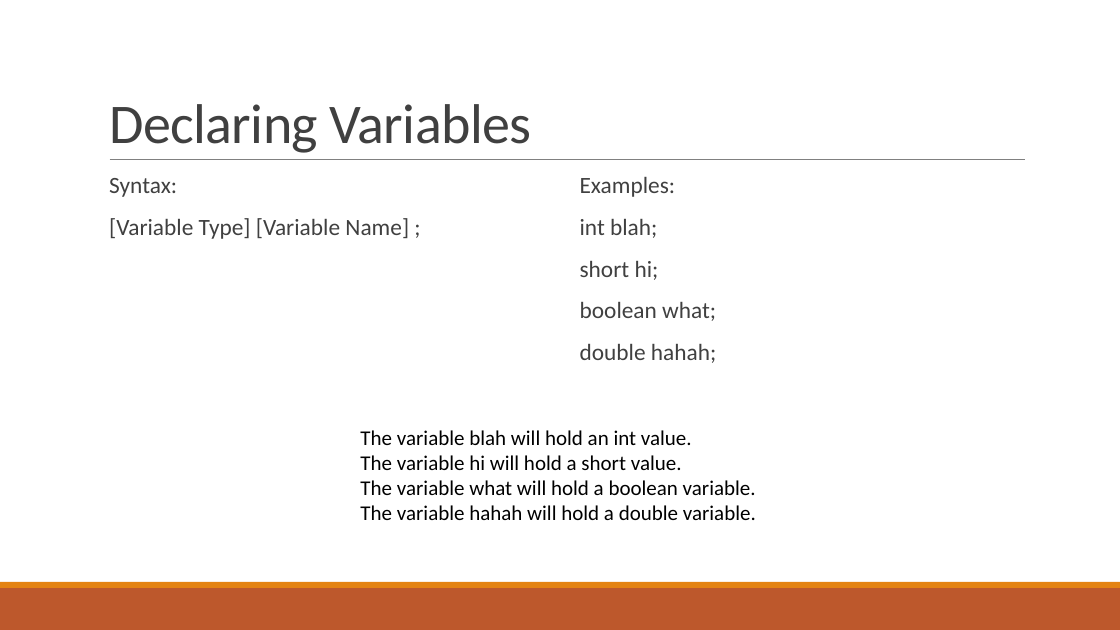
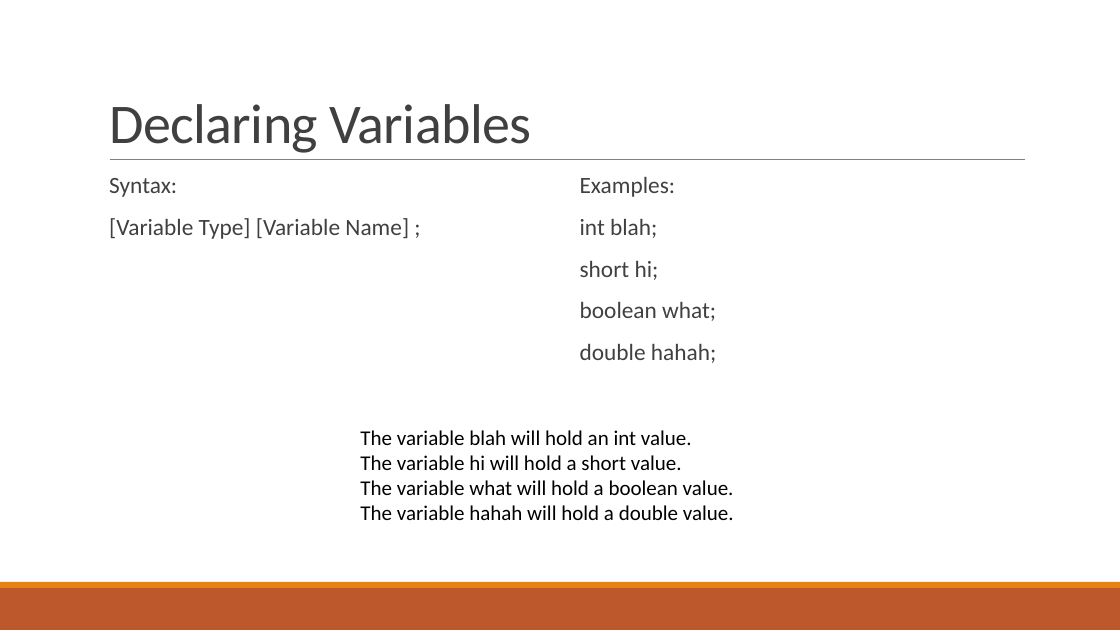
Before and after one commit to thewangclass/apcsa-curriculum, a slide deck: slide 13 of 01_Unit/PowerPoints/03_VariablesIntroduction.pptx. Drawn at 1120x630 pixels with LibreOffice and Linux fonts; fonts in the diff are those of the drawing. Boxes give left, top, right and bottom in pixels: in the first picture for what was removed or moved away, otherwise in the second. Text is boxed around its words. In the diff, an @@ line names an element or a change of style, - is before the commit and + after.

```diff
--- a/01_Unit/PowerPoints/03_VariablesIntroduction.pptx
+++ b/01_Unit/PowerPoints/03_VariablesIntroduction.pptx
@@ text at box(360, 480, 734, 520): text changed @@
-The variable what will hold a boolean variable.
-The variable hahah will hold a double variable.
+The variable what will hold a boolean value.
+The variable hahah will hold a double value.
```
Also in this commit, not shown: 7 other slides changed, 1 slide removed, 7 other files.
